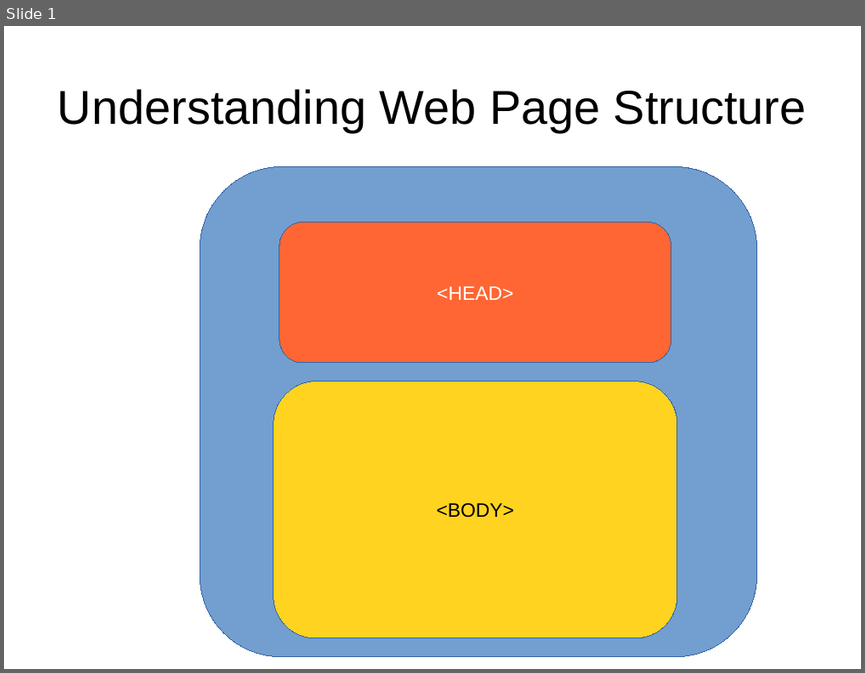
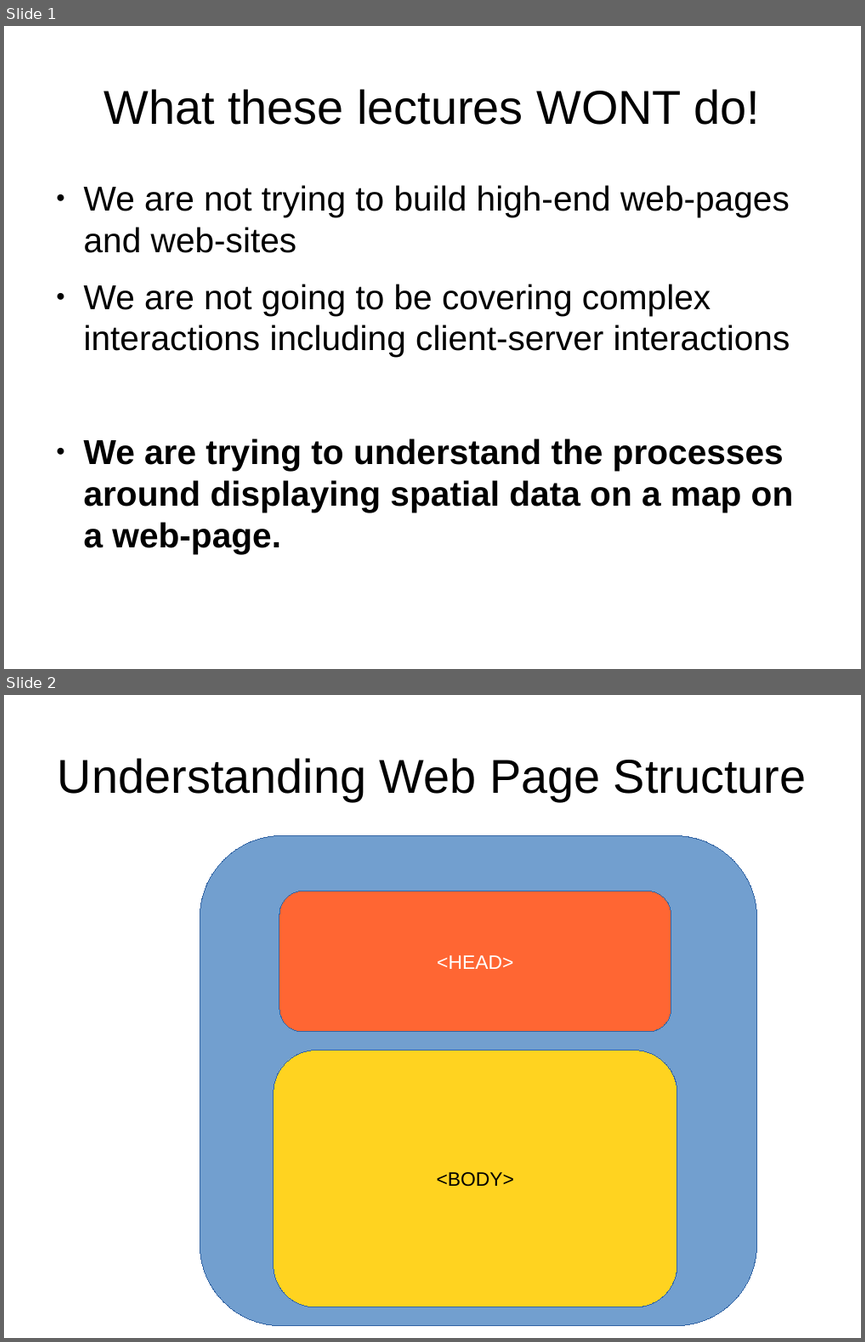
Before and after one commit to petermooney/December2014, a slide deck: LectureNotes.odp. Shown one above the other, each under a label of ours: slide 1 before the commit, slides 1 and 2 after it. The pictures are 865x673 and 865x1342 pixels, drawn with LibreOffice and Linux fonts; fonts in the diff are those of the drawing. Boxes give left, top, right and bottom in pixels: in the first picture for what was removed or moved away, otherwise in the second. Text is boxed around its words. In the diff, an @@ line names an element or a change of style, - is before the commit and + after.

```diff
--- a/LectureNotes.odp
+++ b/LectureNotes.odp
@@ slide 1 added at [4, 26, 861, 669], background #FFFFFF @@
@@ title added at [103, 89, 760, 125], 44 pt, text #000000 @@
+What these lectures WONT do!
@@ text added at [84, 185, 794, 553], 32 pt, text #000000 @@
+● We are not trying to build high-end web-pages and web-sites
+● We are not going to be covering complex interactions including client-server interactions
+● We are trying to understand the processes around displaying spatial data on a map on a web-page.
@@ what was slide 1 is now slide 2 @@
```
Also in this commit, not shown: 12 other slides added, 16 other files.
